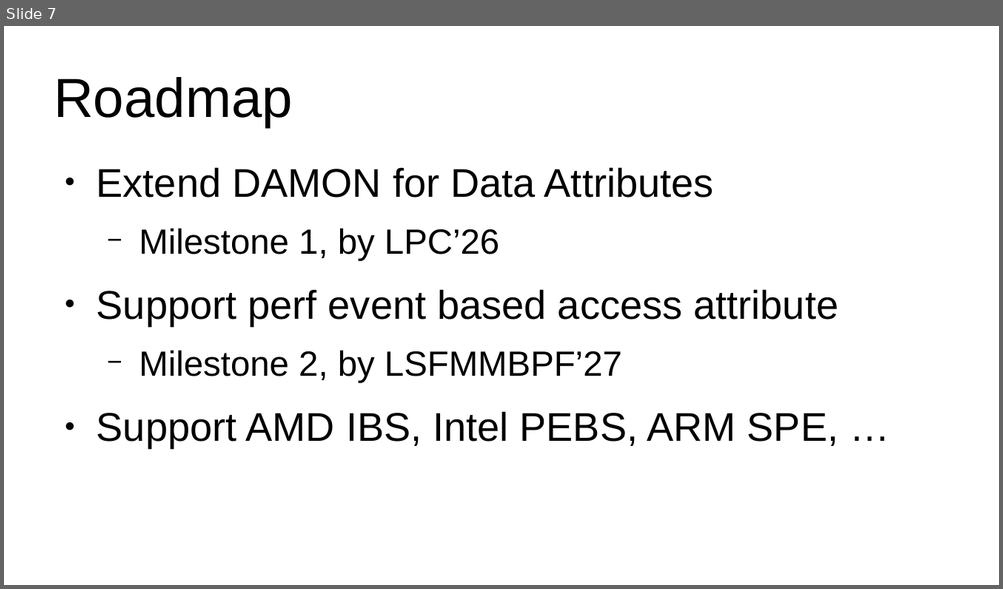
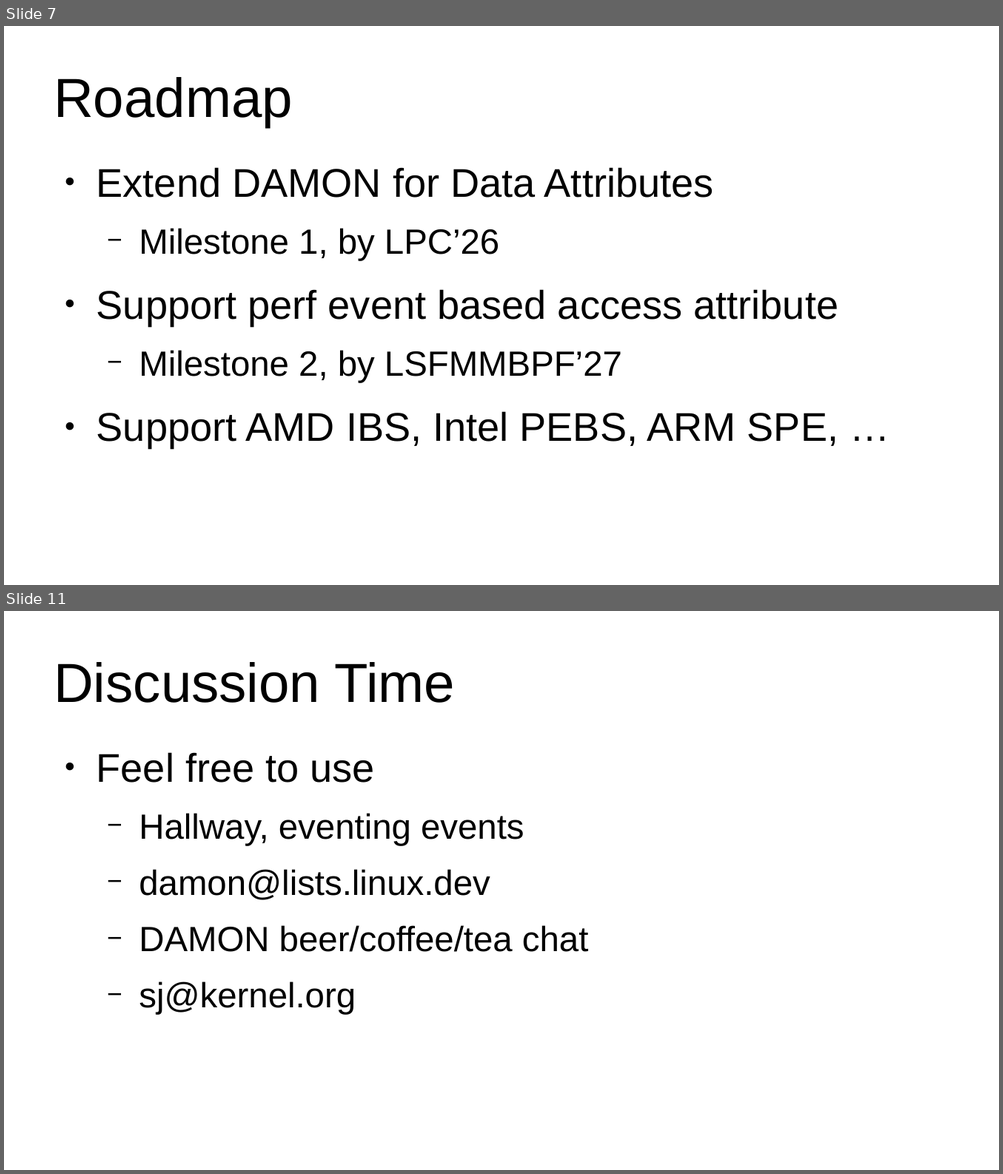
Before and after one commit to damonitor/talks, a slide deck: 2026/lpc/damon_nano_conf/damon_extension.odp. Shown one above the other, each under a label of ours: slide 7 before the commit, slides 7 and 11 after it; the slides between them are not shown. The pictures are 1003x589 and 1003x1174 pixels, drawn with LibreOffice and Linux fonts; fonts in the diff are those of the drawing. Boxes give left, top, right and bottom in pixels: in the first picture for what was removed or moved away, otherwise in the second. Text is boxed around its words. In the diff, an @@ line names an element or a change of style, - is before the commit and + after.

```diff
--- a/2026/lpc/damon_nano_conf/damon_extension.odp
+++ b/2026/lpc/damon_nano_conf/damon_extension.odp
@@ slide 11 added at (4, 611, 999, 1170), background #FFFFFF @@
@@ title added at (54, 662, 455, 703), 44 pt, text #000000 @@
+Discussion Time
@@ text added at (96, 752, 588, 1015), 28 pt, text #000000 @@
+● Feel free to use
+  − Hallway, eventing events
+  − damon@lists.linux.dev
+  − DAMON beer/coffee/tea chat
+  − sj@kernel.org
```
Also in this commit, not shown: 5 slides changed, 1 slide removed, 2 other files.
